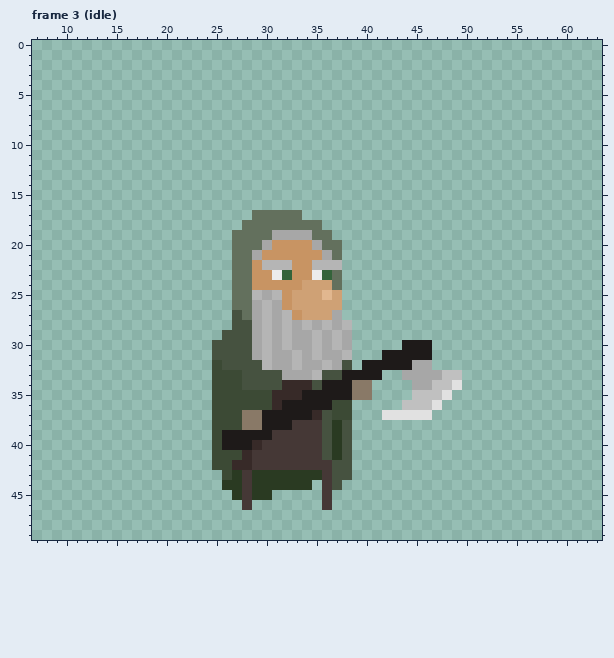
Edited in one commit: pixel-art file (src/player/player.aseprite). Above: the version before the commit.
64x64 pixels, 14 frames. Colours within 5 levels of each other are drawn and written as one. Shown: frame 3 (idle): x 7..63, y 0..49. The commit also changed other frames, which this record leaves out.
After:
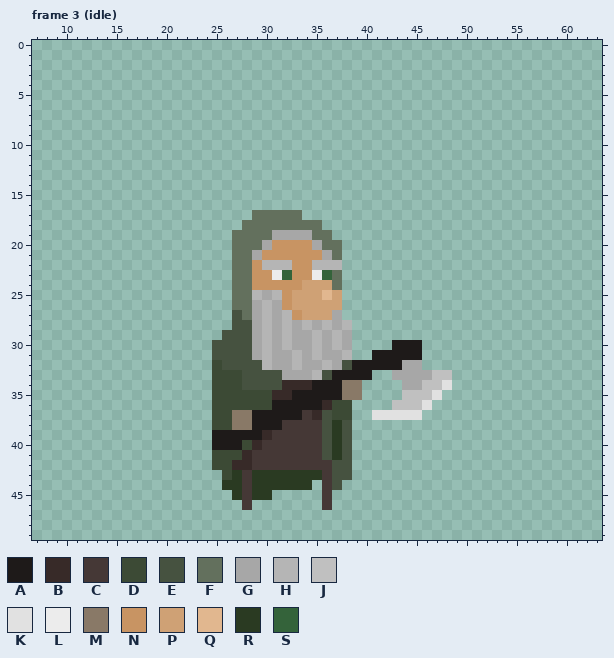
Palette (. is transparent): A #1e1a19  B #372a28  C #453836  D #3c4a35  E #465240  F #63705d  G #a7a7a7  H #b5b5b5  J #c0c0c0  K #e1e1e1  L #ececec  M #897967  N #c89463  P #cfa175  Q #e1b78f  R #2a3a22  S #34633a
Difference:
Frame 3 (idle), layer "Axe":
y 30: x 43 . -> A; x 46 A -> .
y 31: x 41 . -> A; x 46 A -> .
y 32: x 39 . -> A; x 44 A -> G; x 46 G -> .
y 33: x 37 E -> A; x 41 A -> .; x 43 . -> G; x 47 G -> J; x 49 J -> .
y 34: x 35 E -> A; x 38 A -> M; x 40 M -> .; x 44 . -> G; x 46 G -> J; x 48..49 JK -> K.
y 35: x 33 B -> A; x 38 A -> M; x 40 M -> .; x 44 . -> J; x 47..48 JK -> K.
y 36: x 31 B -> A; x 36 A -> B; x 43 . -> J; x 46..47 JK -> K.
y 37: x 27 D -> M; x 29 M -> A; x 34 A -> C; x 41 . -> K; x 46 K -> .
y 38: x 27 D -> M; x 29 M -> A; x 32 A -> C
y 39: x 25 D -> A; x 30 A -> B
y 40: x 25 D -> A; x 28 A -> D
